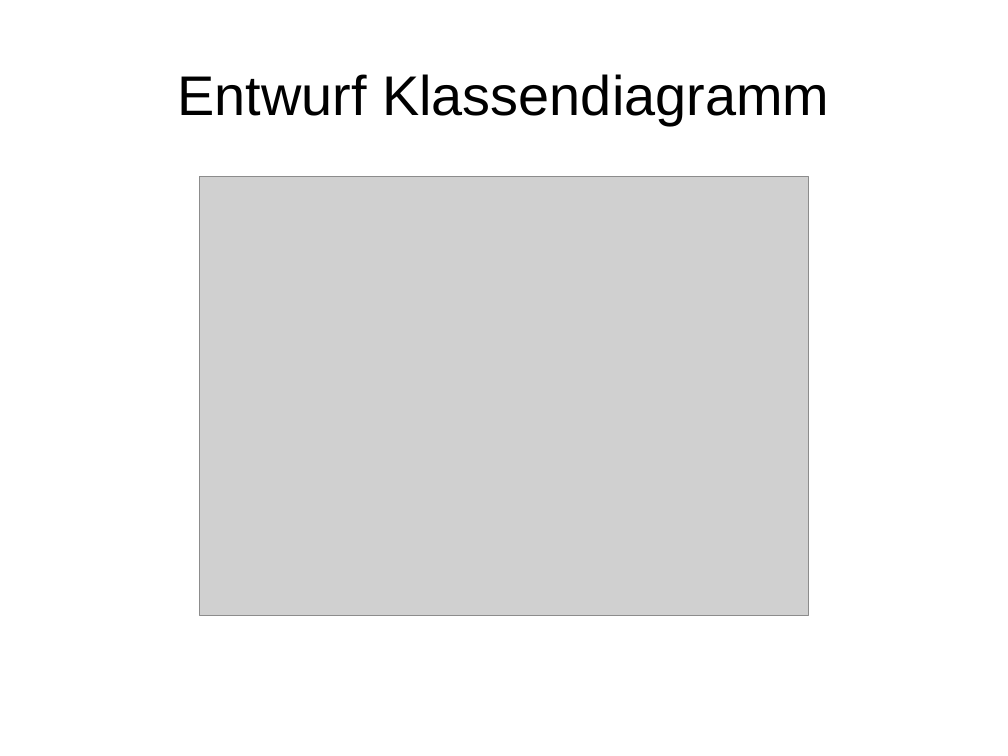
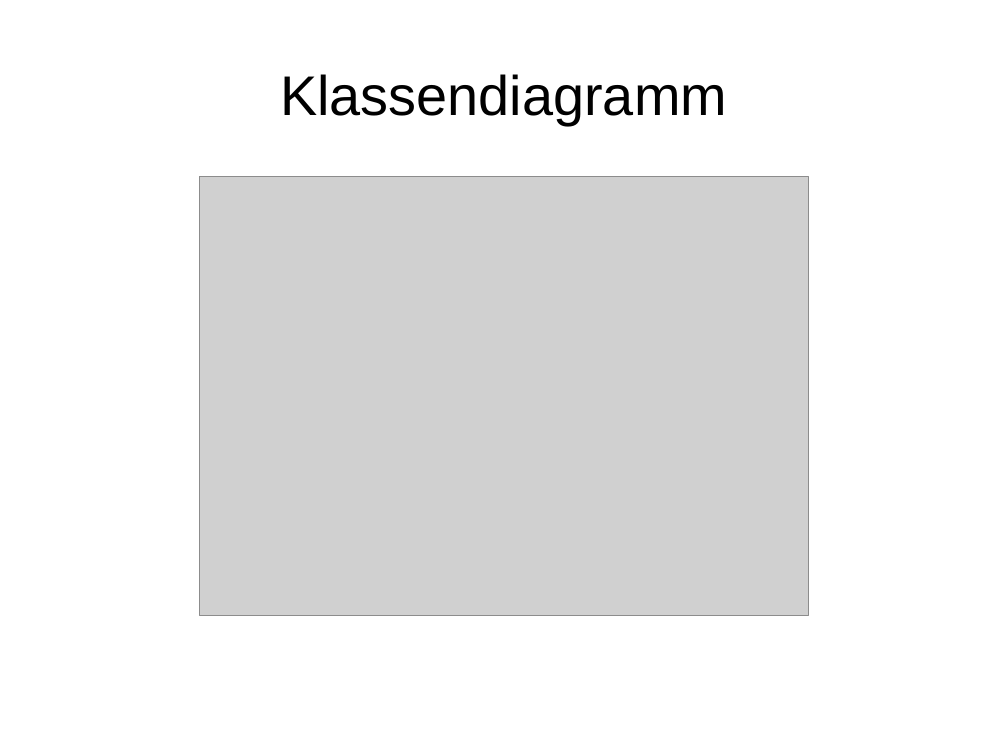
Before and after one commit to janhelmle/weiterbildung_fachinformatiker_ihk_projektantrag, a slide deck: slide 9 of praesentation/presentation_v1.odp. Drawn at 1008x756 pixels with LibreOffice and Linux fonts; fonts in the diff are those of the drawing; grey boxes stand for pictures. Boxes give left, top, right and bottom in pixels: in the first picture for what was removed or moved away, otherwise in the second. Text is boxed around its words. In the diff, an @@ line names an element or a change of style, - is before the commit and + after.

```diff
--- a/praesentation/presentation_v1.odp
+++ b/praesentation/presentation_v1.odp
@@ title at [280,74,727,125]: text changed @@
-Entwurf Klassendiagramm
+Klassendiagramm
```
Also in this commit, not shown: 3 other slides changed.
